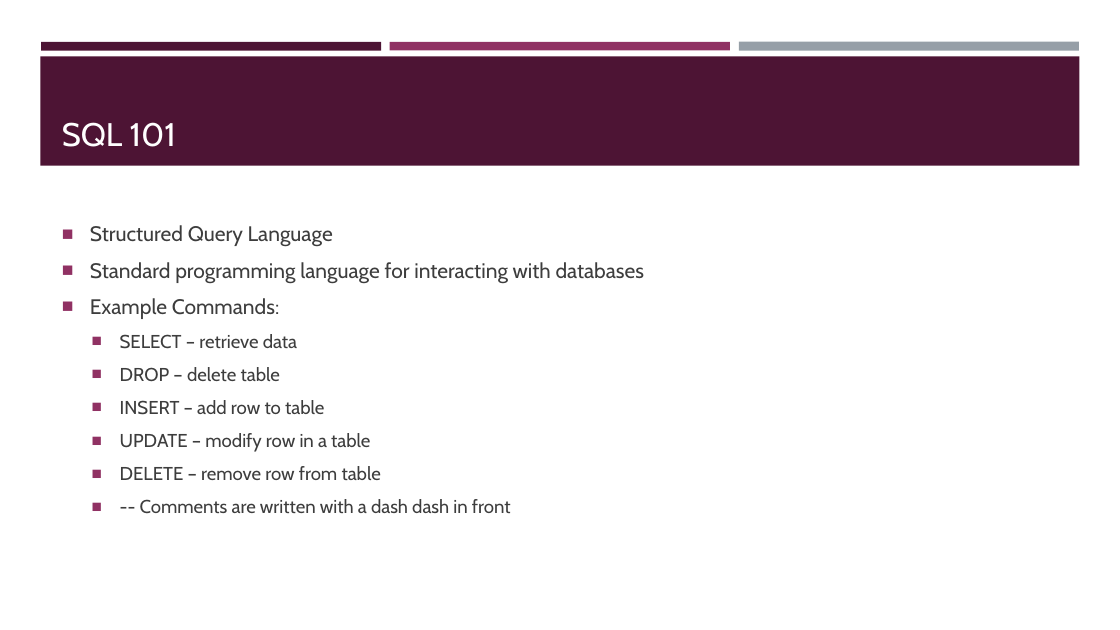
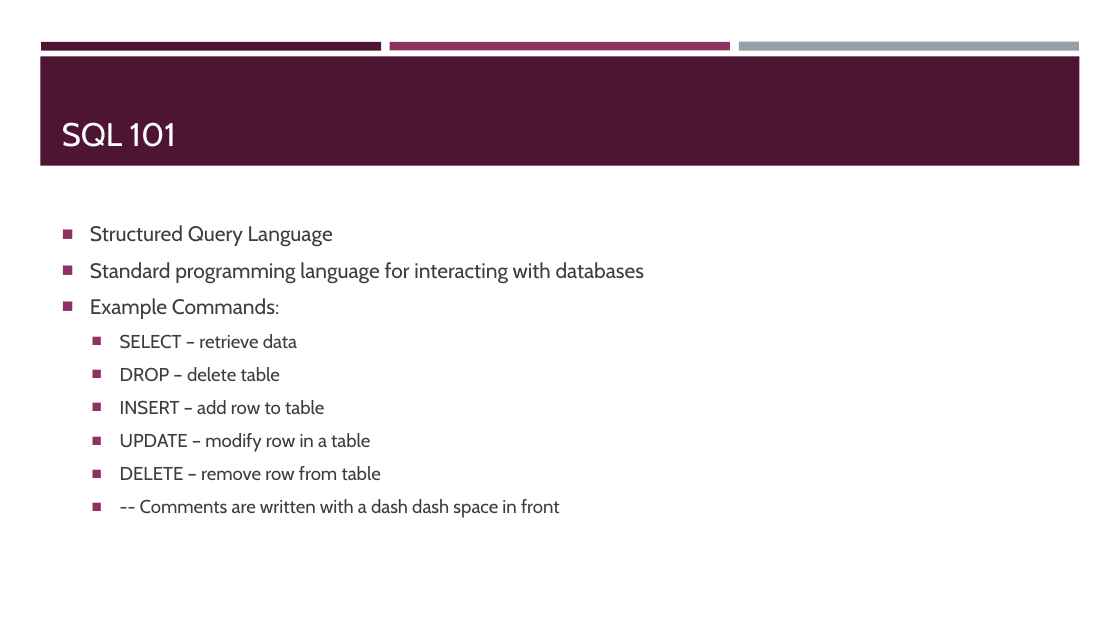
Before and after one commit to sidsenkumar11/sidsenkumar11.github.io, a slide deck: slide 7 of presentations/9-16_GreyHat_SQL_Injection.pptx. Drawn at 1120x630 pixels with LibreOffice and Linux fonts; fonts in the diff are those of the drawing. Boxes give left, top, right and bottom in pixels: in the first picture for what was removed or moved away, otherwise in the second. Text is boxed around its words. In the diff, an @@ line names an element or a change of style, - is before the commit and + after.

```diff
--- a/presentations/9-16_GreyHat_SQL_Injection.pptx
+++ b/presentations/9-16_GreyHat_SQL_Injection.pptx
@@ text at [140, 499, 560, 518]: text changed @@
-  ■ -- Comments are written with a dash dash in front
+  ■ -- Comments are written with a dash dash space in front
```
Also in this commit, not shown: 5 other slides changed, 1 slide added.
